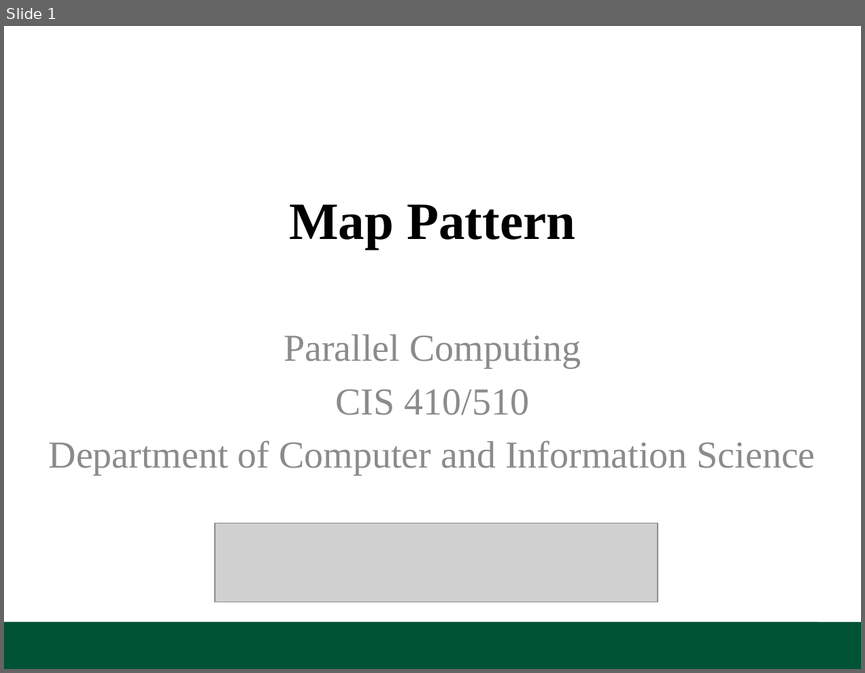
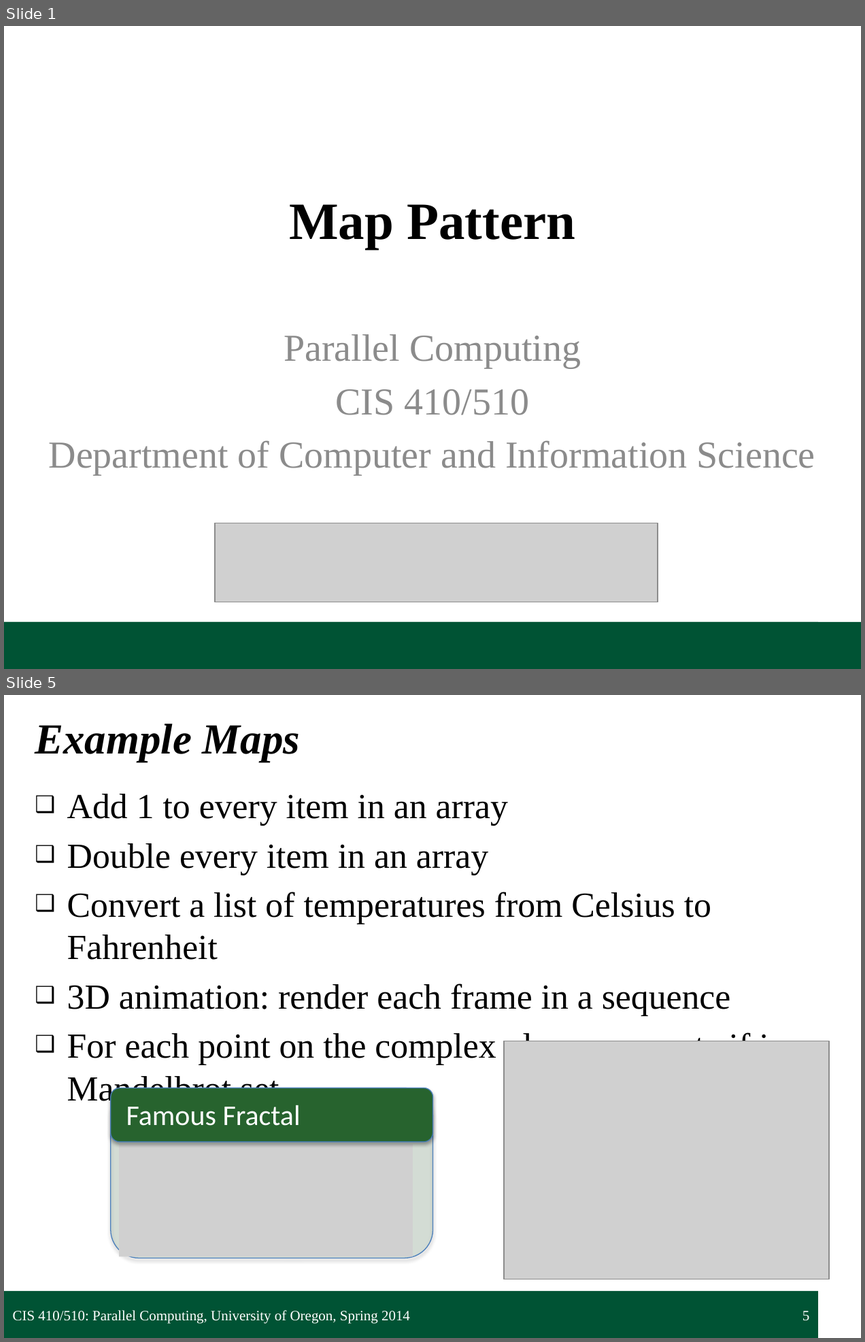
Before and after one commit to UOregonParallel/CourseMaterials, a slide deck: lecture_content/classSlides/1_mapPattern/mapPattern.pptx. Shown one above the other, each under a label of ours: slide 1 before the commit, slides 1 and 5 after it; the slides between them are not shown. The pictures are 865x673 and 865x1342 pixels, drawn with LibreOffice and Linux fonts; fonts in the diff are those of the drawing; grey boxes stand for pictures; background and template pictures are left out. Boxes give left, top, right and bottom in pixels: in the first picture for what was removed or moved away, otherwise in the second. Text is boxed around its words. In the diff, an @@ line names an element or a change of style, - is before the commit and + after.

Commit message:
Updating map lecture
Converted first half of the map pattern lecture to .pptx

```diff
--- a/lecture_content/classSlides/1_mapPattern/mapPattern.pptx
+++ b/lecture_content/classSlides/1_mapPattern/mapPattern.pptx
@@ slide 5 added at box(4, 695, 861, 1338), background #FFFFFF; not listed: 1 template element that a slide beside it also shows @@
@@ title added at box(35, 724, 300, 762), 36 pt, text #000000, bold, italic @@
+Example Maps
@@ text added at box(67, 794, 786, 1065), 29.6 pt, text #000000 @@
+❑ Add 1 to every item in an array
+❑ Double every item in an array
+❑ Convert a list of temperatures from Celsius to Fahrenheit
+❑ 3D animation: render each frame in a sequence
+❑ For each point on the complex plane, compute if in Mandelbrot set
@@ picture added at box(504, 1040, 828, 1278) @@
@@ rounded rectangle added at box(110, 1087, 432, 1257), fill #27632E at 15% opacity, outline #4B7EBC 0.75 pt @@
@@ rounded rectangle added at box(110, 1087, 432, 1141), fill #27632E, outline #4B7EBC 0.75 pt @@
@@ text added at box(126, 1105, 300, 1125), 24 pt, text #FFFFFF @@
+Famous Fractal
@@ picture added at box(119, 1144, 413, 1256) @@
@@ text added at box(13, 1310, 410, 1323), 12 pt, text #FFFFFF @@
+CIS 410/510: Parallel Computing, University of Oregon, Spring 2014
@@ page number added at box(802, 1310, 809, 1321), 12 pt, text #FFFFFF @@
+5
```
Also in this commit, not shown: 1 slide changed, 23 other slides added.
